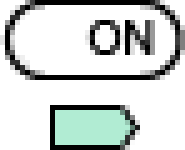
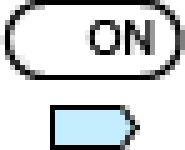
Layered file, before and after one edit (185x150). Changes by layer:
painted on "Ebene 1" over [55, 110, 135, 145]
